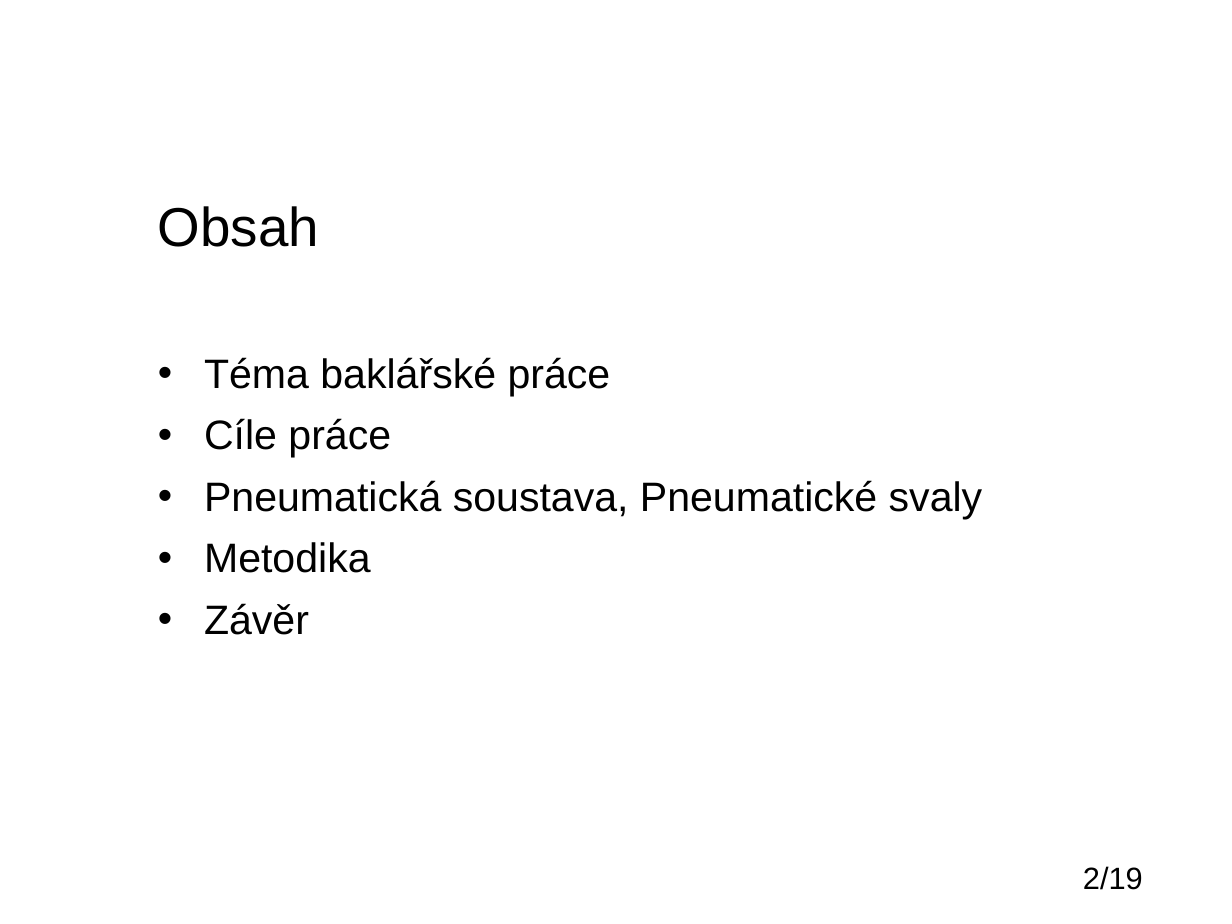
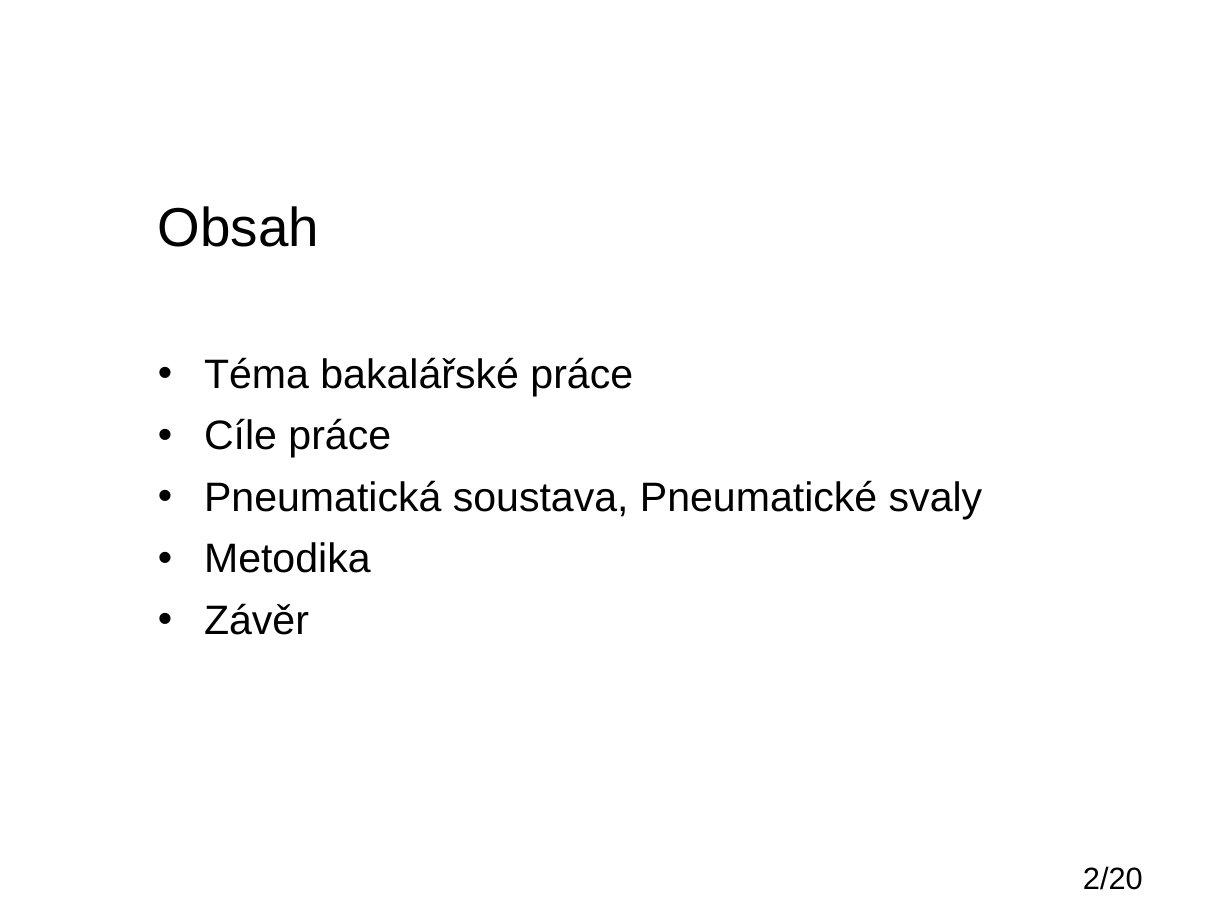
Before and after one commit to IronKnee22/Bakalarka, a slide deck: slide 2 of Obhajoba_darsamar.pptx. Drawn at 1232x924 pixels with LibreOffice and Linux fonts; fonts in the diff are those of the drawing; background and template pictures are left out. Boxes give left, top, right and bottom in pixels: in the first picture for what was removed or moved away, otherwise in the second. Text is boxed around its words. In the diff, an @@ line names an element or a change of style, - is before the commit and + after.

```diff
--- a/Obhajoba_darsamar.pptx
+++ b/Obhajoba_darsamar.pptx
@@ text at <box>204,357,633,396</box>: text changed @@
-• Téma baklářské práce
+• Téma bakalářské práce
@@ page number at <box>1083,866,1143,890</box>: text changed @@
-2/19
+2/20
```
Also in this commit, not shown: 2 other slides changed, 2 slides added, 1 slide removed.
